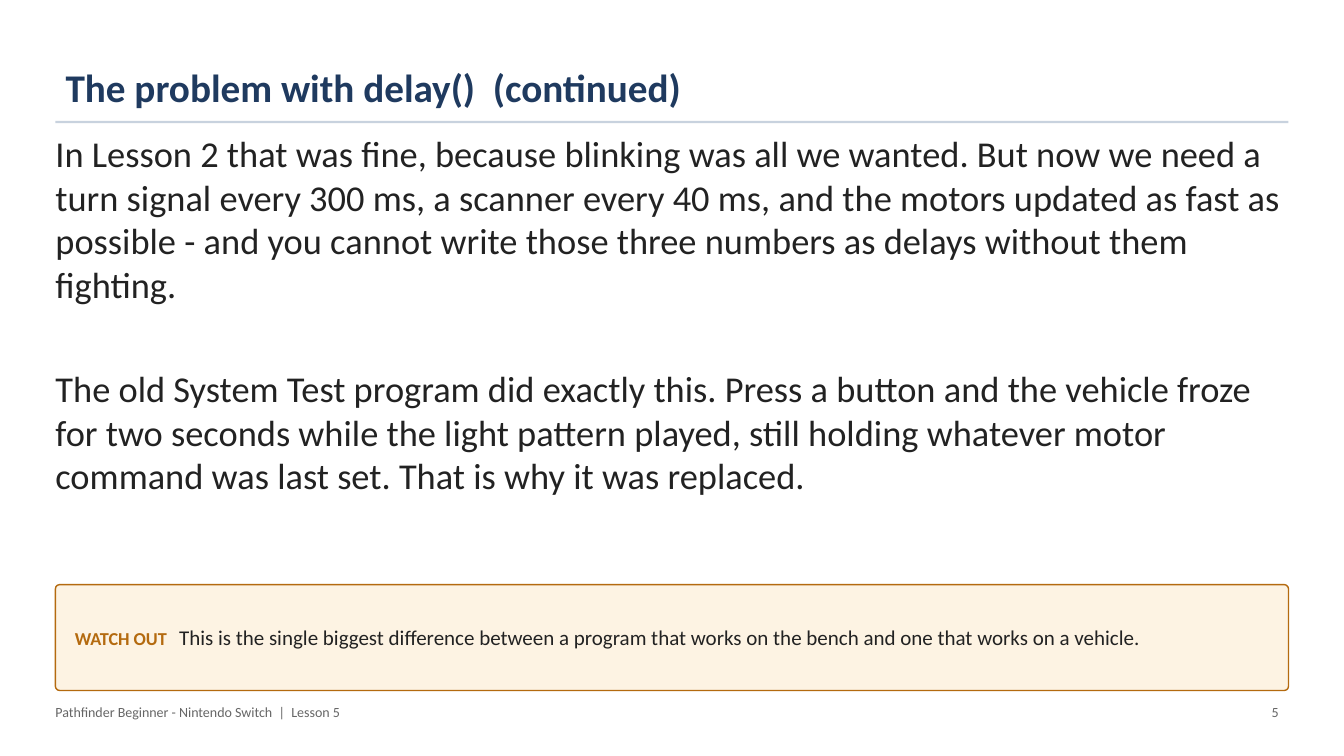
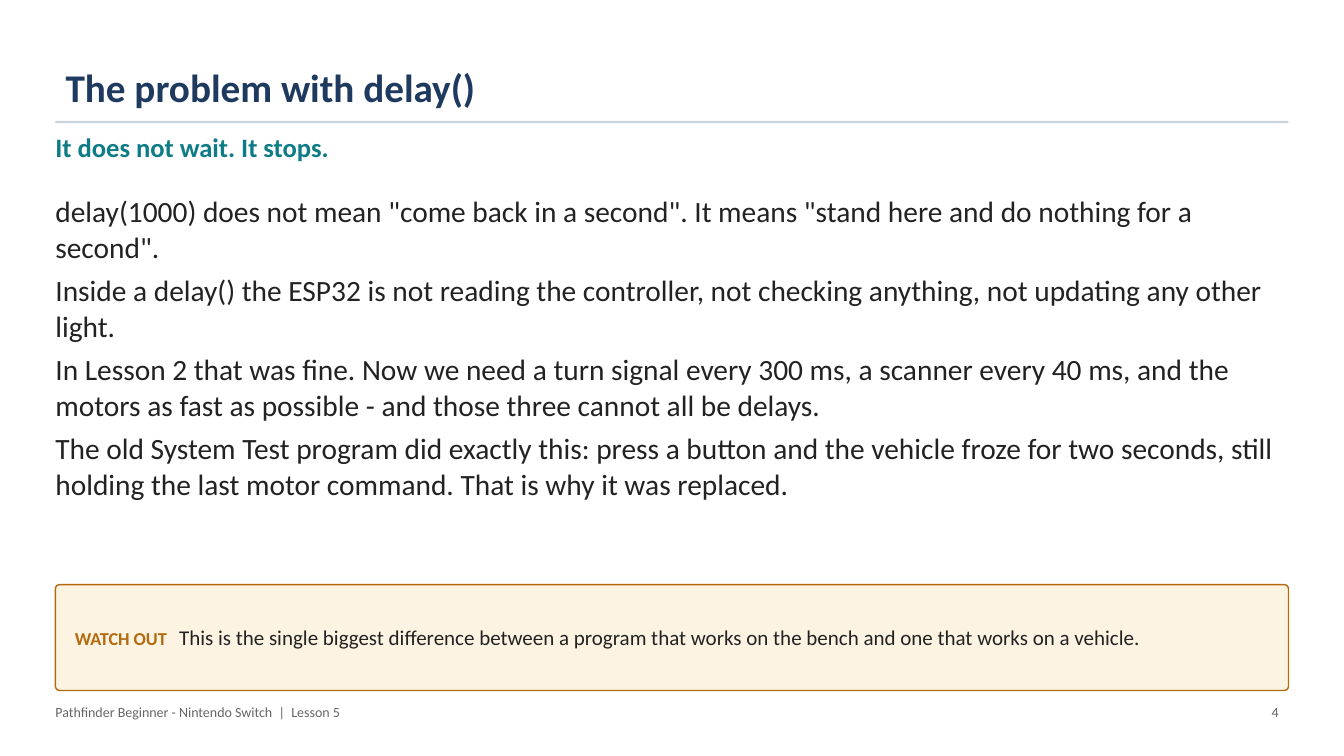
Before and after one commit to PorpoiseRobotics/porpoise-robotics, a slide deck: slide 5 of ground-vehicle/docs/courses/beginner-switch/l5_maneuvers_with_lights.pptx (slide 6 before the commit). Drawn at 1344x756 pixels with LibreOffice and Linux fonts; fonts in the diff are those of the drawing. Boxes give left, top, right and bottom in pixels: in the first picture for what was removed or moved away, otherwise in the second. Text is boxed around its words. In the diff, an @@ line names an element or a change of style, - is before the commit and + after.

```diff
--- a/ground-vehicle/docs/courses/beginner-switch/l5_maneuvers_with_lights.pptx
+++ b/ground-vehicle/docs/courses/beginner-switch/l5_maneuvers_with_lights.pptx
@@ title at box(66, 73, 475, 108): text changed @@
-The problem with delay() (continued)
+The problem with delay()
@@ text added at box(55, 138, 328, 162), 19 pt, text #0E7C86, bold @@
+It does not wait. It stops.
@@ text at box(55, 200, 1272, 500): text changed; size 26 to 21 pt @@
-In Lesson 2 that was fine, because blinking was all we wanted. But now we need a turn signal every 300 ms, a scanner every 40 ms, and the motors updated as fast as possible - and you cannot write those three numbers as delays without them fighting.
-The old System Test program did exactly this. Press a button and the vehicle froze for two seconds while the light pattern played, still holding whatever motor command was last set. That is why it was replaced.
+delay(1000) does not mean "come back in a second". It means "stand here and do nothing for a second".
+Inside a delay() the ESP32 is not reading the controller, not checking anything, not updating any other light.
+In Lesson 2 that was fine. Now we need a turn signal every 300 ms, a scanner every 40 ms, and the motors as fast as possible - and those three cannot all be delays.
+The old System Test program did exactly this: press a button and the vehicle froze for two seconds, still holding the last motor command. That is why it was replaced.
@@ text at box(1272, 708, 1279, 717): text changed @@
-5
+4
```
Also in this commit, not shown: 28 other slides changed, 6 slides removed, 16 other files.
